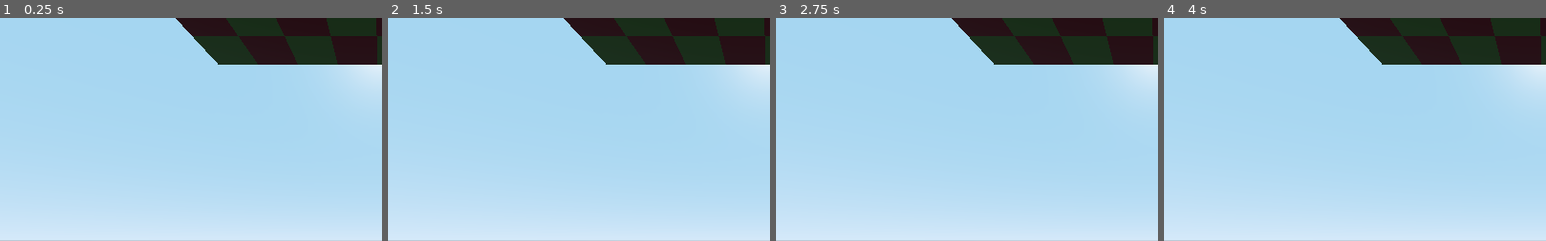
Above: before the commit, frames 1-4 (left to right).
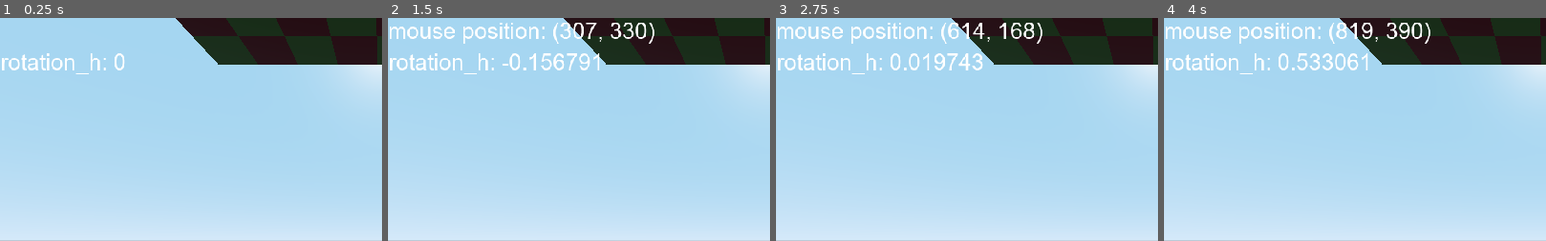
Above: after the commit, the same moments.

Repository: WilsonStewart/godot-gimbal-mouse-edge-camera
Game: Godot game, scene res://Example.tscn
The game is run twice, just before and just after one commit, with the same random seed, the same clock (stepped at 60 frames per second) and the same inputs. The project has no main scene, so this scene is started directly.
Inputs (mouse positions are % of the whole screen's width and height, from its top left):
- Up to frame 1 (0.25 s): no input
- Up to frame 2 (1.5 s): tap Enter at 0.5 s; move the mouse to (72, 45) at 0.52 s; hold J 0.53-1.28 s; tap Space at 1.25 s; move the mouse to (30, 55) at 1.27 s; tap J at 1.35 s
- Up to frame 3 (2.75 s): tap Enter at 2 s; move the mouse to (60, 28) at 2.02 s; hold J from 2.03 s (still down)
- Up to frame 4 (4 s): tap Space at 2.75 s; move the mouse to (45, 70) at 2.77 s; release J at 2.78 s; tap J at 2.85 s; tap Enter at 3.5 s; move the mouse to (80, 65) at 3.52 s; hold J from 3.53 s (still down)
The pictures show only the part of the screen within x 0-50%, y 0-50%; the shares and areas given below are measured in that part.

The runs differ from the first frame. In frame 1, 0.8% of the frame differs, in the area x 0-33%, y 15-26%; in frame 2, 3.0%; in frame 3, 3.1%; in frame 4, 3.1%, in the area x 0-70%, y 2-26%.
Error before the commit: Parse Error: Expected an indented block after "if". (res://GimbalMouseEdgeCamera.gd:41)
Error after the commit: Invalid operands 'Nil' and 'float' in operator '-'. (res://GimbalMouseEdgeCamera.gd:39)

Commit message:
almost working

Diff:
--- a/example/GimbalMouseEdgeCamera.gd
+++ b/example/GimbalMouseEdgeCamera.gd
@@ -36,14 +36,20 @@
 	$RotationHHUD.text = rotation_h_hud_format_string % rotation_h
 
 	#Update rotation_h
+	var accel = (pow(((mouse_position_h-511.5)/100),3)) * 0.1 * delta
+	rotation_h = accel + (accel * 10)
+
+	# perform rotation
 	if mouse_position_h < 100 or mouse_position_h > 923:
-
+		$OuterGimbal.rotation_degrees.y = (rotation_h)
 	else:
-		print("NOOOO ROTATE!")
+		pass
 
 # update the mouse position every time motion is detected
 func update_mouse_position(e):
 	mouse_position_h = e.position.x
 	mouse_position_v = e.position.y
+	var text = rotation_h_hud_format_string % rotation_h
+	print(text)
 
 	$MousePositionHUD.text = mouse_position_hud_format_string % [mouse_position_h, mouse_position_v]
